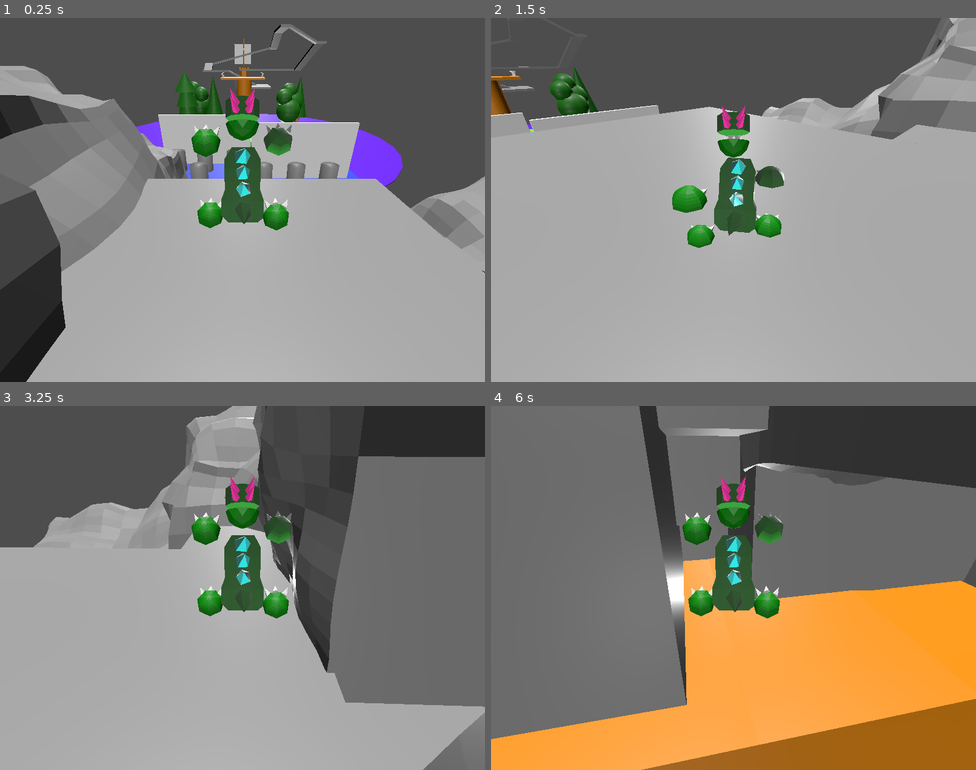
Above: before the commit, frames 1-4 (two rows, left to right).
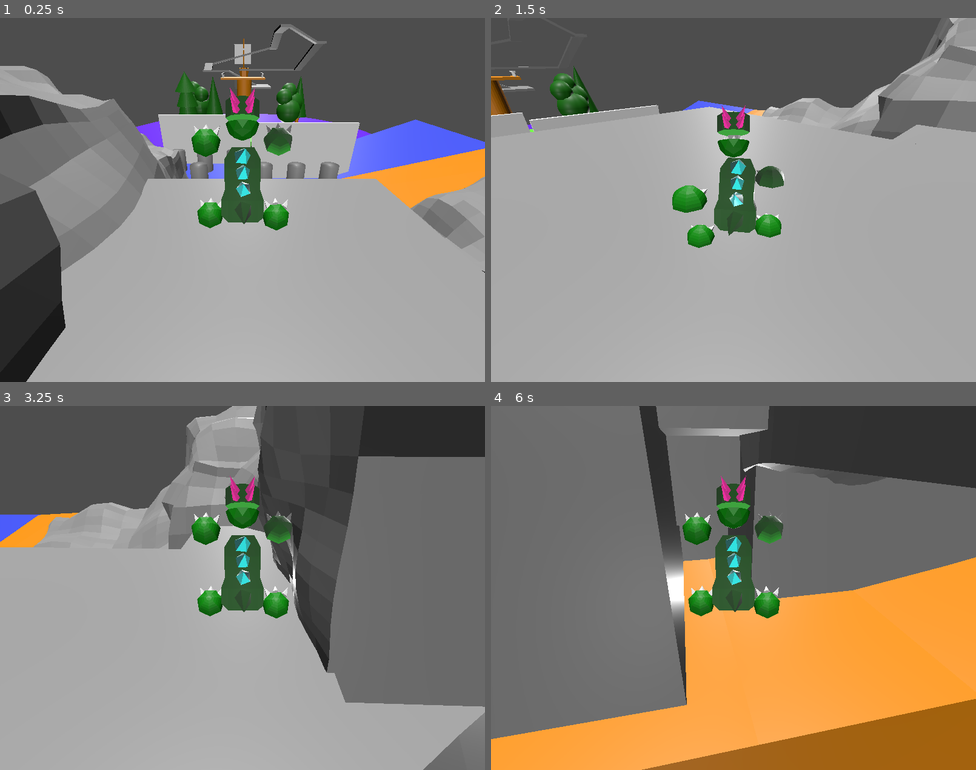
Above: after the commit, the same moments.

Repository: bazylevnik0/dinokid
Game: Godot game, scene res://mom-intro.tscn
Two runs of this game, one before a commit and one after it. Both use one fixed random seed, a clock stepped at 60 frames per second and the inputs below. Video files are missing from this copy of the repository; at most half a second of black plays in their place.
Inputs:
- Up to frame 1 (0.25 s): no input
- Up to frame 2 (1.5 s): hold Right (move_right) 0.53-1.28 s; tap Z (key_a) at 0.6 s; tap Space (jump) at 0.77 s; hold Down (move_backward) from 1.28 s (still down); tap X (key_b) at 1.35 s
- Up to frame 3 (3.25 s): tap Space (jump) at 1.52, 3.02 s; release Down (move_backward) at 2.03 s; hold Right (move_right) 2.03-2.78 s; tap Z (key_a) at 2.1 s; hold Up (move_forward) from 2.78 s (still down); tap X (key_b) at 2.85 s
- Up to frame 4 (6 s): release Up (move_forward) at 3.53 s; hold Left (move_left) 3.53-5.03 s; tap Z (key_a) at 3.6, 5.1 s; tap Space (jump) at 3.77, 4.52 s; tap X (key_b) at 4.35, 5.85 s; hold Down (move_backward) 5.03-5.78 s; hold Right (move_right) from 5.78 s (still down)

The runs differ from the first frame. In frame 1, 4.6% of the frame differs, in the area x 32-100%, y 27-53%; in frame 2, 0.2%; in frame 3, 0.9%; in frame 4, 1.4%.
Error in both runs: Attempt to call function 'play' in base 'null instance' on a null instance. (res://Player.gd:18)

Commit message:
homeisland: starte to add details to th ebeach near to river

Diff:
--- a/homeisland.gd
+++ b/homeisland.gd
@@ -10,7 +10,7 @@
 
 func _on_mountain_inside_area_body_entered(body: Node3D) -> void:
 	if body.name == "Player" :
-		$Text.text = "Dino, please go outside and find me..."
+		$Text.text = "Mom: Dino, please go outside and find me..."
 		$Text.visible = true
 	pass # Replace with function body.
 
Binary file added: chaise_longe.glb
Not shown, added: chaise_longe.glb.import
Binary file changed: homeisland.glb
Binary file added: umbrella.glb
Not shown, added: umbrella.glb.import
Not shown, added: chaise_longe.blend
Not shown, added: chaise_longe.blend1
Not shown, changed: homeisland.blend
Not shown, changed: homeisland.blend1
Not shown, added: umbrella.blend
Not shown, added: umbrella.blend1
